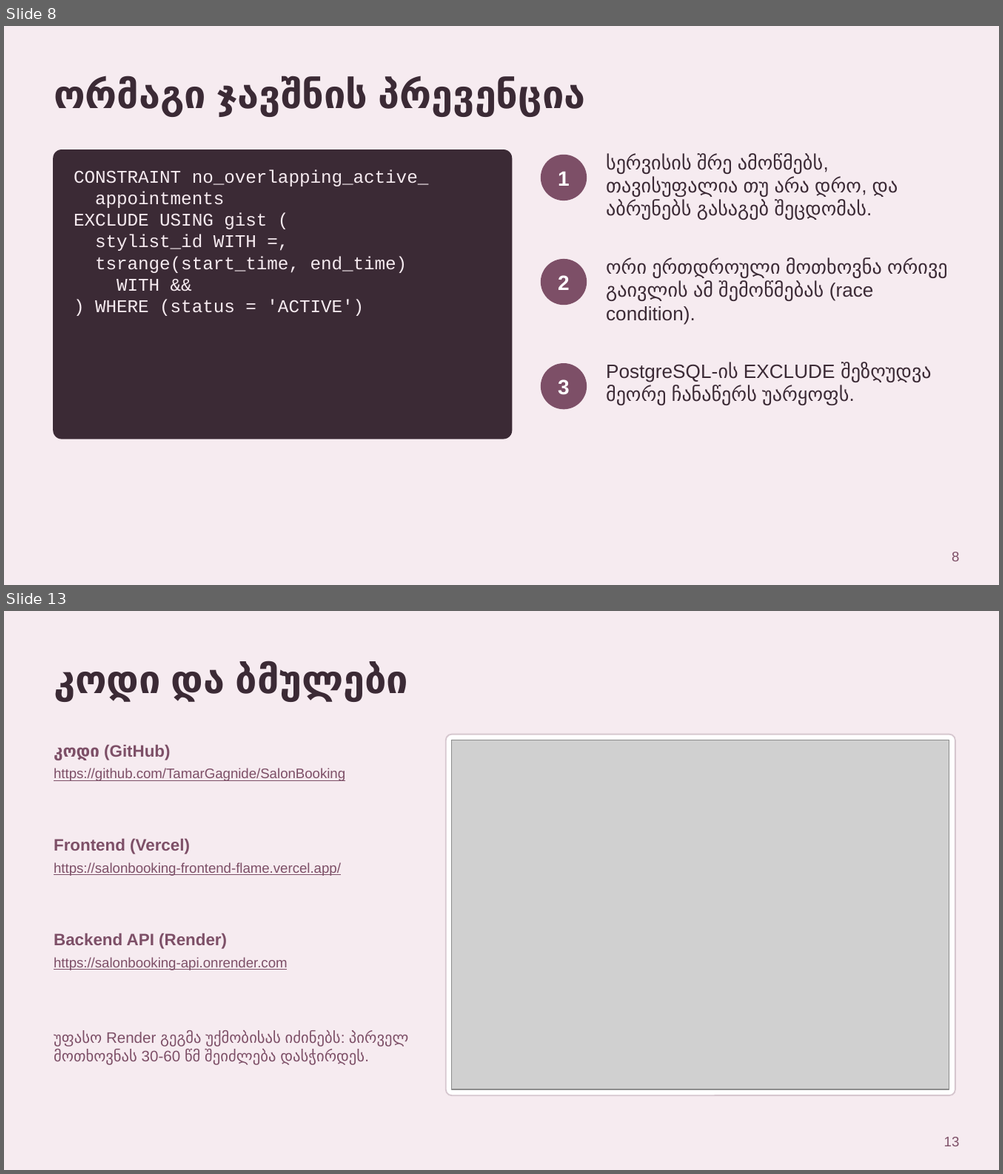
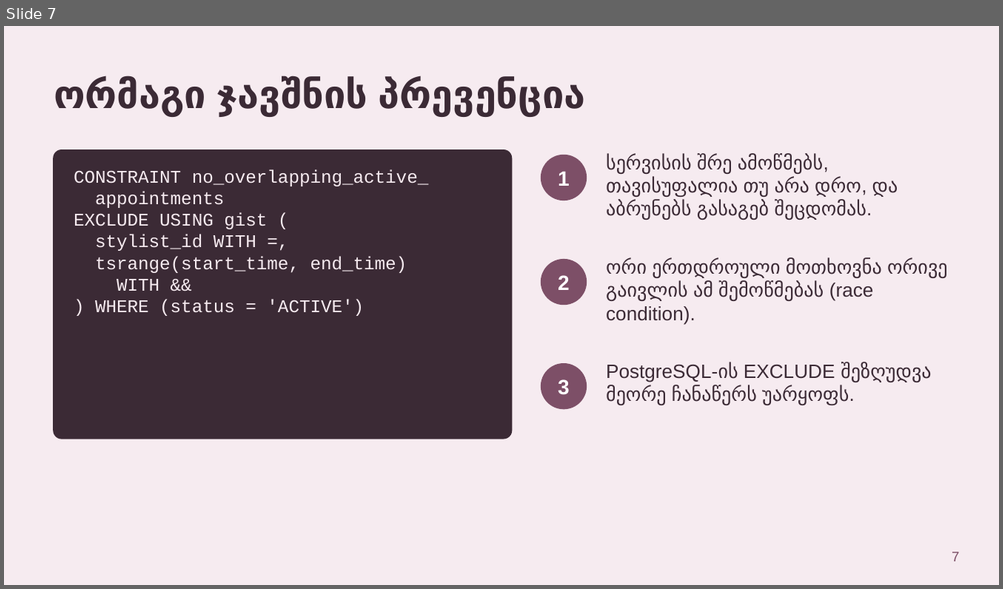
Before and after one commit to TamarGagnide/SalonBooking, a slide deck: docs/SalonBooking_presentation_ka.pptx. Shown one above the other, each under a label of ours: slides 8 and 13 before the commit, slide 7 after it; the slides between them are not shown. The pictures are 1003x1174 and 1003x589 pixels, drawn with LibreOffice and Linux fonts; fonts in the diff are those of the drawing; grey boxes stand for pictures. Boxes give left, top, right and bottom in pixels: in the first picture for what was removed or moved away, otherwise in the second. Text is boxed around its words. In the diff, an @@ line names an element or a change of style, - is before the commit and + after.

```diff
--- a/docs/SalonBooking_presentation_ka.pptx
+++ b/docs/SalonBooking_presentation_ka.pptx
@@ slide 13 removed at bbox=[4, 611, 999, 1170], background #F6EBF0 @@
@@ title removed at bbox=[54, 662, 409, 701] @@
-კოდი და ბმულები
@@ rounded rectangle removed at bbox=[446, 735, 955, 1096] @@
@@ picture removed at bbox=[452, 741, 949, 1091] @@
@@ text removed at bbox=[54, 745, 170, 760] @@
-კოდი (GitHub)
@@ text removed at bbox=[54, 768, 345, 781] @@
-https://github.com/TamarGagnide/SalonBooking
@@ text removed at bbox=[54, 839, 190, 854] @@
-Frontend (Vercel)
@@ text removed at bbox=[54, 863, 341, 876] @@
-https://salonbooking-frontend-flame.vercel.app/
@@ text removed at bbox=[54, 934, 227, 949] @@
-Backend API (Render)
@@ text removed at bbox=[54, 957, 287, 971] @@
-https://salonbooking-api.onrender.com
@@ text removed at bbox=[54, 1031, 408, 1065] @@
-უფასო Render გეგმა უქმობისას იძინებს: პირველ მოთხოვნას 30-60 წმ შეიძლება დასჭირდეს.
@@ page number removed at bbox=[944, 1137, 959, 1147] @@
-13
@@ what was slide 8 is now slide 7 @@
@@ page number at bbox=[951, 552, 959, 562]: text changed @@
-8
+7
```
Also in this commit, not shown: 7 slides changed, 1 slide added, 2 other slides removed.
